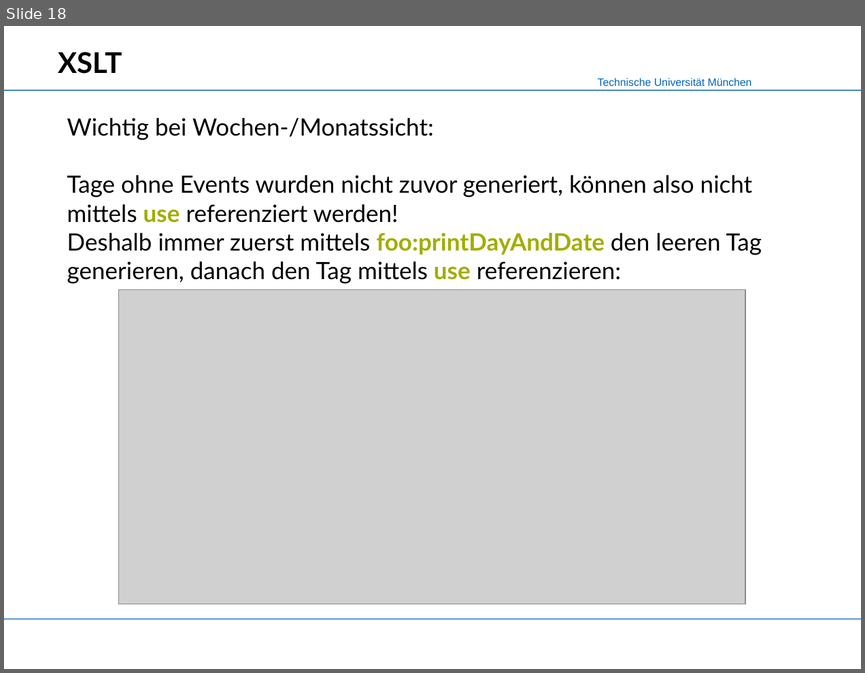
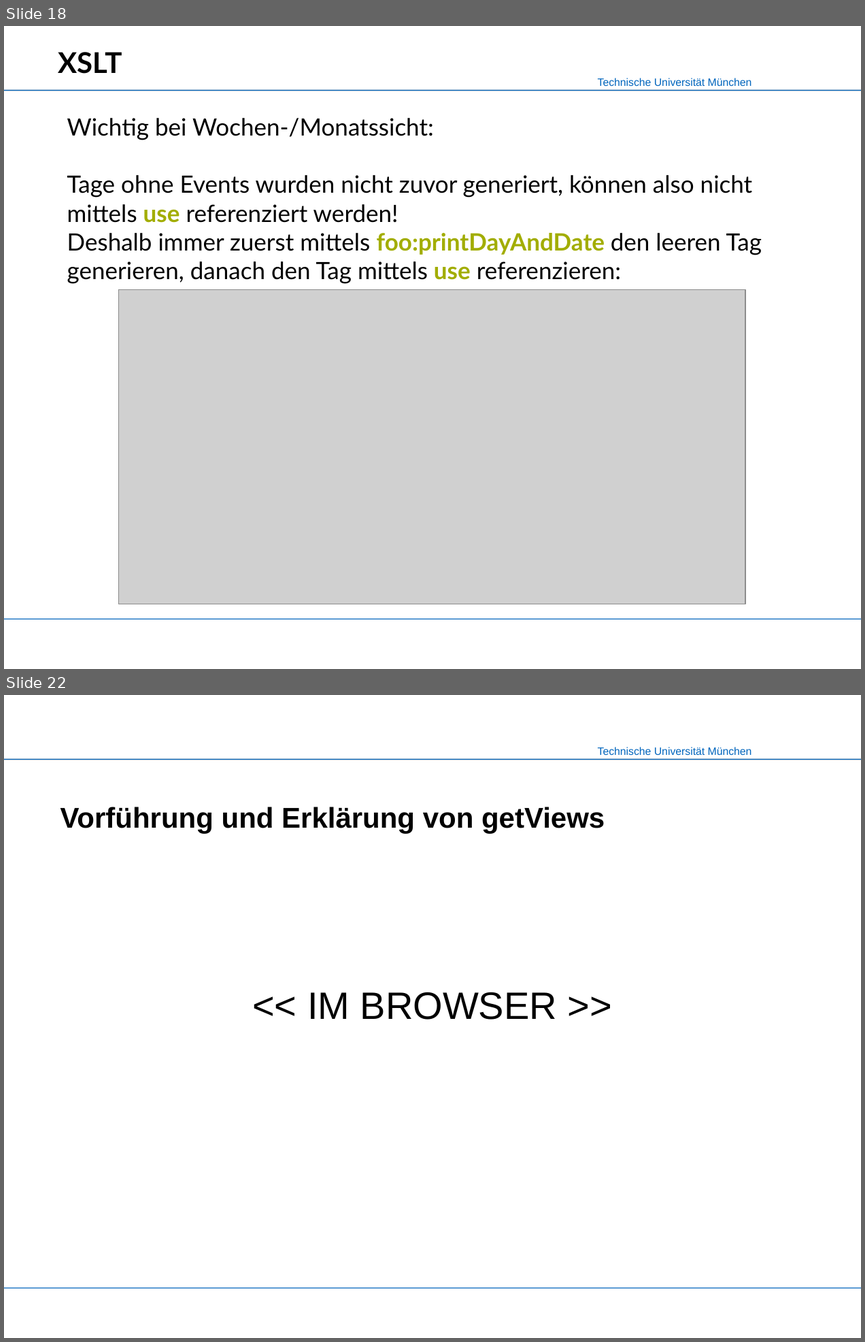
Before and after one commit to mokshasoul/XML-Praktikum, a slide deck: Slides/Slides_CalendarX.ppt. Shown one above the other, each under a label of ours: slide 18 before the commit, slides 18 and 22 after it; the slides between them are not shown. The pictures are 865x673 and 865x1342 pixels, drawn with LibreOffice and Linux fonts; fonts in the diff are those of the drawing; grey boxes stand for pictures; background and template pictures are left out. Boxes give left, top, right and bottom in pixels: in the first picture for what was removed or moved away, otherwise in the second. Text is boxed around its words. In the diff, an @@ line names an element or a change of style, - is before the commit and + after.

```diff
--- a/Slides/Slides_CalendarX.ppt
+++ b/Slides/Slides_CalendarX.ppt
@@ slide 22 added at (x1=4, y1=695, x2=861, y2=1338), background #FFFFFF; not listed: 4 template elements that a slide beside it also shows @@
@@ title added at (x1=60, y1=807, x2=604, y2=833), 24 pt, text #000000, bold @@
+Vorführung und Erklärung von getViews
@@ text added at (x1=307, y1=992, x2=557, y2=1019), 32 pt, text #000000 @@
+<< IM BROWSER >>
```
Also in this commit, not shown: 6 other slides added, 8 other files.
